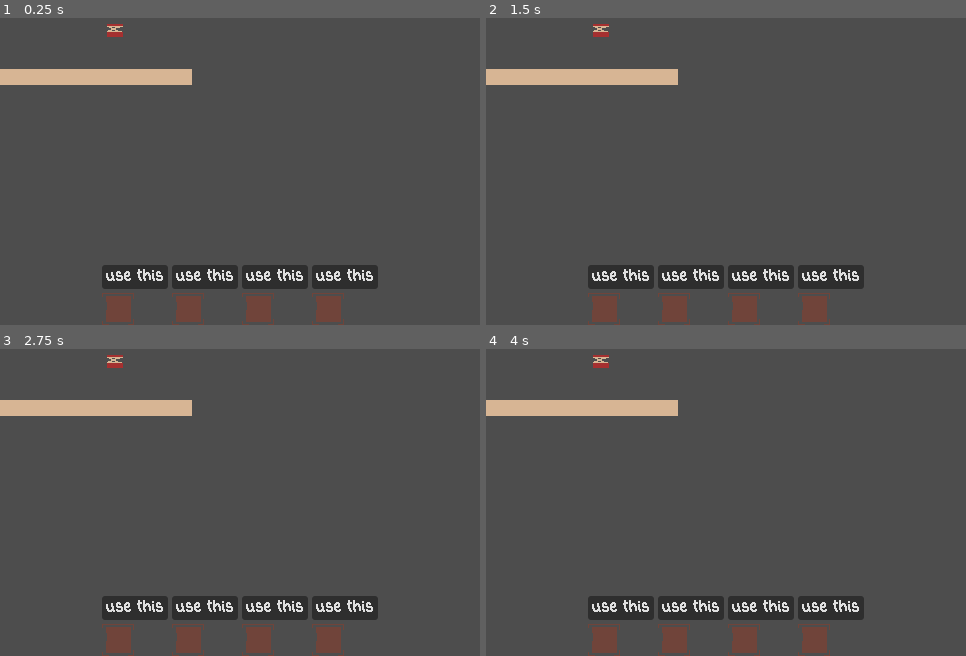
Above: before the commit, frames 1-4 (two rows, left to right).
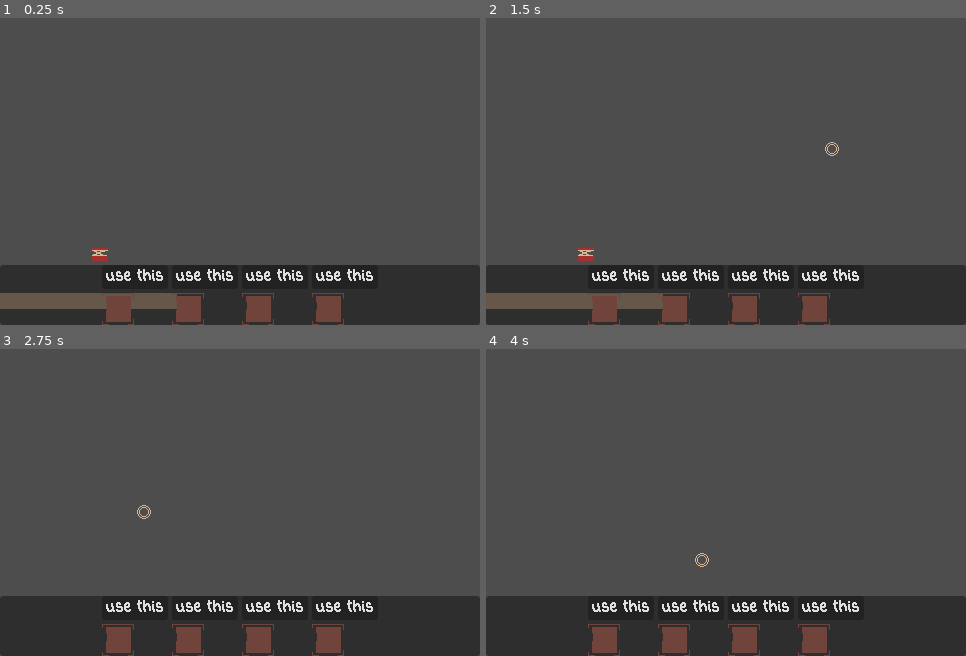
Above: after the commit, the same moments.

Repository: Lochi-dot-JPEG/ants
Game: Godot game, scene res://locations/test-area.tscn
The game is run twice, just before and just after one commit, with the same random seed, the same clock (stepped at 60 frames per second) and the same inputs.
Inputs (mouse positions are in pixels of both pictures, inside the frame that each line leads up to):
- Up to frame 1 (0.25 s): no input
- Up to frame 2 (1.5 s): click "Use this" at 0.5 s; tap Enter at 1.25 s; move the mouse to (831, 150) at 1.27 s; hold D (right) from 1.28 s (still down); hold Right mouse button (drag, bound only after the commit) from 1.28 s (still down)
- Up to frame 3 (2.75 s): keep holding D (right); tap Space (jump) at 1.52, 2, 2.27 s; move the mouse to (144, 511) at 2.02 s; release Right mouse button (drag, bound only after the commit) at 2.03 s; right-click (144, 511) at 2.1 s
- Up to frame 4 (4 s): tap Enter at 2.75 s; move the mouse to (774, 425) at 2.77 s; release D (right) at 2.78 s; hold A (left) 2.78-3.53 s; hold Right mouse button (drag, bound only after the commit) 2.78-3.53 s; tap Space (jump) at 3.5, 3.77 s; move the mouse to (702, 560) at 3.52 s; hold D (right) from 3.53 s (still down); right-click (702, 560) at 3.6 s

The runs differ from the first frame. In frame 1, 14% of the frame differs, in the area x 0-100%, y 1-100%; in frame 2, 14%; in frame 3, 16%; in frame 4, 16%.

Commit message:
feat: mouse view navigation

Diff:
--- a/entities/launcher/launcher_dock.gd
+++ b/entities/launcher/launcher_dock.gd
@@ -5,24 +5,27 @@
 @onready var cursor = $LauncherCursor
 
 var active = true
-var launcher_dock : LauncherDock
+var launcher_dock: LauncherDock
+var camera: Camera2D
 
 const SPEED = 150
 
 func _ready() -> void:
+	Input.mouse_mode = Input.MOUSE_MODE_HIDDEN
 	add_to_group("dock")
-	cursor.hide()
+	cursor.show()
+	camera = Camera2D.new()
+	camera.anchor_mode = Camera2D.ANCHOR_MODE_FIXED_TOP_LEFT
+	add_child(camera)
+	camera.make_current()
+	_camera_to_bounds()
 
+func _camera_to_bounds() -> void:
+	var bounds_rect = bounds.shape.get_rect()
+	var center = bounds.global_position - (bounds_rect.size / 2)
+	print(center)
+	camera.global_position= center
 
-func _dock(player: CharacterBody2D) -> void:
-	cursor.show()
-	player._freeze()
-	active = true
-
-func _undock(player: CharacterBody2D) -> void:
-	cursor.hide()
-	player._unfreeze()
-	active = false
 
 func _in_bounds(_position) -> bool:
 	var bounds_rect = bounds.shape.get_rect()
@@ -43,8 +46,14 @@
 	return out
 
 
-func _physics_process(delta: float) -> void:
+func _input(event: InputEvent) -> void:
 	if not active:
 		return
-	var direction = Vector2(Input.get_axis("left", "right"),Input.get_axis("up", "down"))
-	cursor.global_position = _clamp_in_bounds(cursor.global_position + direction * delta * SPEED)
+	if event is InputEventMouseMotion:
+		if Input.is_action_pressed("drag"):
+			camera.global_position -= event.relative
+		cursor.global_position = event.global_position + camera.global_position
+
+func _process(delta: float) -> void:
+	if not active:
+		return
--- a/project.godot
+++ b/project.godot
@@ -60,6 +60,11 @@
 , Object(InputEventKey,"resource_local_to_scene":false,"resource_name":"","device":-1,"window_id":0,"alt_pressed":false …(186 unchanged characters)…
 ]
 }
+drag={
+"deadzone": 0.2,
+"events": [Object(InputEventMouseButton,"resource_local_to_scene":false,"resource_name":"","device":-1,"window_id":0,"alt_pressed":false,"shift_pressed":false,"ctrl_pressed":false,"meta_pressed":false,"button_mask":2,"position":Vector2(250.8164, 13.546875),"global_position":Vector2(254.8164, 50.546875),"factor":1.0,"button_index":2,"canceled":false,"pressed":true,"double_click":false,"script":null)
+]
+}
 
 [physics]
 
--- a/scripts/load.gd
+++ b/scripts/load.gd
@@ -5,7 +5,11 @@
 	func _init(_texture) -> void:
 		texture = _texture
 
-var items = {
-	"bounce":ItemInfo.new(preload("res://ui/item/item-b.tres")),
-	"swing":ItemInfo.new(preload("res://ui/item/item-a.tres"))
+const mouse = preload("res://ui/mouse.tres")
+
+enum Items {BOUNCE,SWING}
+
+var items : Dictionary[Items, ItemInfo] = {
+	Items.BOUNCE:ItemInfo.new(preload("res://ui/item/item-b.tres")),
+	Items.SWING:ItemInfo.new(preload("res://ui/item/item-a.tres"))
 }
--- /dev/null
+++ b/ui/interface.gd
@@ -0,0 +1,18 @@
+extends Control
+
+@onready var panel :PanelContainer= %MenuPanel
+
+func _ready() -> void:
+	Input.set_custom_mouse_cursor(Load.mouse)
+	panel.mouse_entered.connect(_mouse_on_panel.bind(true))
+	panel.mouse_exited.connect(_mouse_on_panel.bind(false))
+
+func _add_items_to_panel(items : Array):
+	pass
+
+
+func _mouse_on_panel(is_on):
+	if is_on:
+		Input.mouse_mode = Input.MOUSE_MODE_VISIBLE
+	else:
+		Input.mouse_mode = Input.MOUSE_MODE_HIDDEN
--- a/ui/interface.tscn
+++ b/ui/interface.tscn
@@ -2,6 +2,7 @@
 
 [ext_resource type="Theme" uid="uid://cwnk5k4r74p5s" path="res://ui/theme.tres" id="1_6ooai"]
 [ext_resource type="PackedScene" uid="uid://bfxkr2ghs2k1e" path="res://ui/item/item.tscn" id="1_ao8gb"]
+[ext_resource type="Script" uid="uid://dfos8ypnew5cb" path="res://ui/interface.gd" id="2_1kkh5"]
 
 [node name="Interface" type="Control" unique_id=1974004815]
 layout_mode = 3
@@ -11,28 +12,31 @@
 grow_horizontal = 2
 grow_vertical = 2
 theme = ExtResource("1_6ooai")
+script = ExtResource("2_1kkh5")
 
-[node name="HBoxContainer" type="HBoxContainer" parent="." unique_id=1674205816]
+[node name="MenuPanel" type="PanelContainer" parent="." unique_id=1091636582]
+unique_name_in_owner = true
 layout_mode = 1
-anchors_preset = 7
-anchor_left = 0.5
+anchors_preset = 12
 anchor_top = 1.0
-anchor_right = 0.5
+anchor_right = 1.0
 anchor_bottom = 1.0
-offset_left = -20.0
-offset_top = -40.0
-offset_right = 20.0
+offset_top = -60.0
 grow_horizontal = 2
 grow_vertical = 0
 
-[node name="Item" parent="HBoxContainer" unique_id=649721946 instance=ExtResource("1_ao8gb")]
+[node name="HBoxContainer" type="HBoxContainer" parent="MenuPanel" unique_id=1674205816]
+layout_mode = 2
+size_flags_horizontal = 4
+
+[node name="Item" parent="MenuPanel/HBoxContainer" unique_id=649721946 instance=ExtResource("1_ao8gb")]
 layout_mode = 2
 
-[node name="Item2" parent="HBoxContainer" unique_id=1962798040 instance=ExtResource("1_ao8gb")]
+[node name="Item2" parent="MenuPanel/HBoxContainer" unique_id=1962798040 instance=ExtResource("1_ao8gb")]
 layout_mode = 2
 
-[node name="Item3" parent="HBoxContainer" unique_id=845351637 instance=ExtResource("1_ao8gb")]
+[node name="Item3" parent="MenuPanel/HBoxContainer" unique_id=845351637 instance=ExtResource("1_ao8gb")]
 layout_mode = 2
 
-[node name="Item4" parent="HBoxContainer" unique_id=1287552573 instance=ExtResource("1_ao8gb")]
+[node name="Item4" parent="MenuPanel/HBoxContainer" unique_id=1287552573 instance=ExtResource("1_ao8gb")]
 layout_mode = 2
--- /dev/null
+++ b/ui/mouse.tres
@@ -0,0 +1,7 @@
+[gd_resource type="AtlasTexture" format=3 uid="uid://bieb3bx4wjaei"]
+
+[ext_resource type="Texture2D" uid="uid://conskaqf1b8s" path="res://locations/tilemap.png" id="1_wrjfm"]
+
+[resource]
+atlas = ExtResource("1_wrjfm")
+region = Rect2(32, 64, 24, 24)
Binary file changed: locations/tilemap.png
Not shown, added: ui/interface.gd.uid
